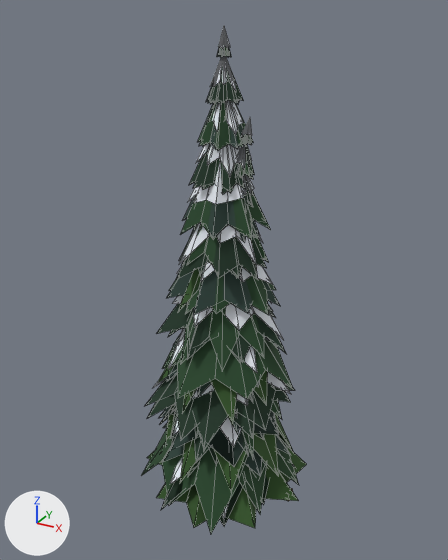
A saved change to the glTF model public/models/forest.glb.
The view is the same before and after, from a 50 mm lens placed at (14.9, -27.1, 26.8), pointed at (-0.1, 0.3, 13.2). The lights are fixed; the arrows at lower left show +X, +Y and +Z. The picture after the commit comes second. Mesh edges are drawn as thin lines.

The first picture shows 'cedar', 'fir', 'fir_snow', 'hemlock', 'hemlock_snow'.
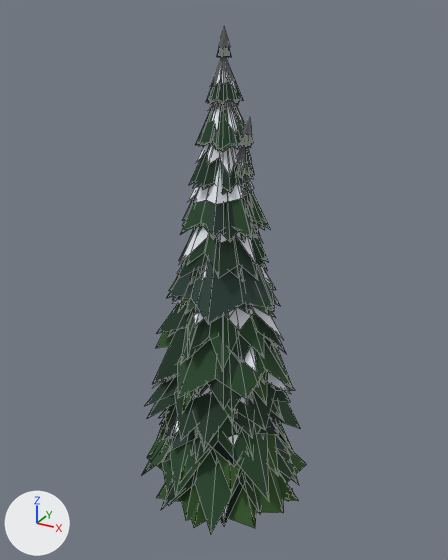
Changed parts and their boxes [x1, y1, x2, y2] in the pictures (448 x 560 px):
'cedar_lod', added: after [147, 267, 300, 520]
'fir_snow_lod', added: after [152, 27, 284, 467]
'fir_lod', added: after [174, 48, 279, 410]

What changed in the scene script:
```text
Add mat_lodvertexcolor:
    mat_lodvertexcolor = bpy.data.materials.new('LodVertexColor')
    mat_lodvertexcolor.use_nodes = True; mat_lodvertexcolor.node_tree.nodes.clear()
    _N = mat_lodvertexcolor.node_tree.nodes; _L = mat_lodvertexcolor.node_tree.links
    n0 = _N.new('ShaderNodeBsdfPrincipled'); n0.name = 'Principled BSDF'
    n0.inputs[2].default_value = 0.85  # 'Roughness'
    n1 = _N.new('ShaderNodeOutputMaterial'); n1.name = 'Material Output'
    n2 = _N.new('ShaderNodeVertexColor'); n2.name = 'Color Attribute'
    _L.new(n0.outputs[0], n1.inputs[0])  # 'BSDF' to 'Surface'
    _L.new(n2.outputs[0], n0.inputs[0])  # 'Color' to 'Base Color'
Add me_fir_snow_lod:
    me_fir_snow_lod.from_pydata(...)  # 155 vertices, 255 faces; spans x -4.5..3.4, y -3.4..3.8, z 0.0..26.1
    me_fir_snow_lod.materials.append(mat_lodvertexcolor)
Add me_fir_lod:
    me_fir_lod.from_pydata(...)  # 83 vertices, 135 faces; spans x -4.5..3.6, y -3.5..3.5, z 0.0..26.0
    me_fir_lod.materials.append(mat_lodvertexcolor)
Add me_cedar_lod:
    me_cedar_lod.from_pydata(...)  # 71 vertices, 115 faces; spans x -5.0..4.7, y -4.6..4.1, z 0.0..21.0
    me_cedar_lod.materials.append(mat_lodvertexcolor)
Add ob_fir_snow_lod:
    ob_fir_snow_lod = bpy.data.objects.new('fir_snow_lod', me_fir_snow_lod)
    ob_fir_snow_lod.location = (0.0, 0.0, 0.0)
Add ob_fir_lod:
    ob_fir_lod = bpy.data.objects.new('fir_lod', me_fir_lod)
    ob_fir_lod.location = (0.0, 0.0, 0.0)
Add ob_cedar_lod:
    ob_cedar_lod = bpy.data.objects.new('cedar_lod', me_cedar_lod)
    ob_cedar_lod.location = (0.0, 0.0, 0.0)
```
